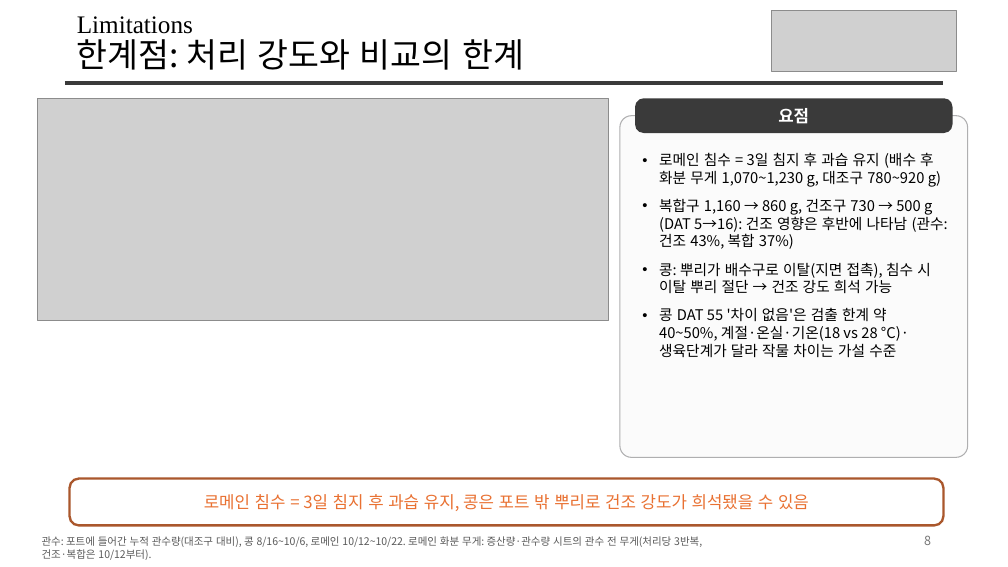
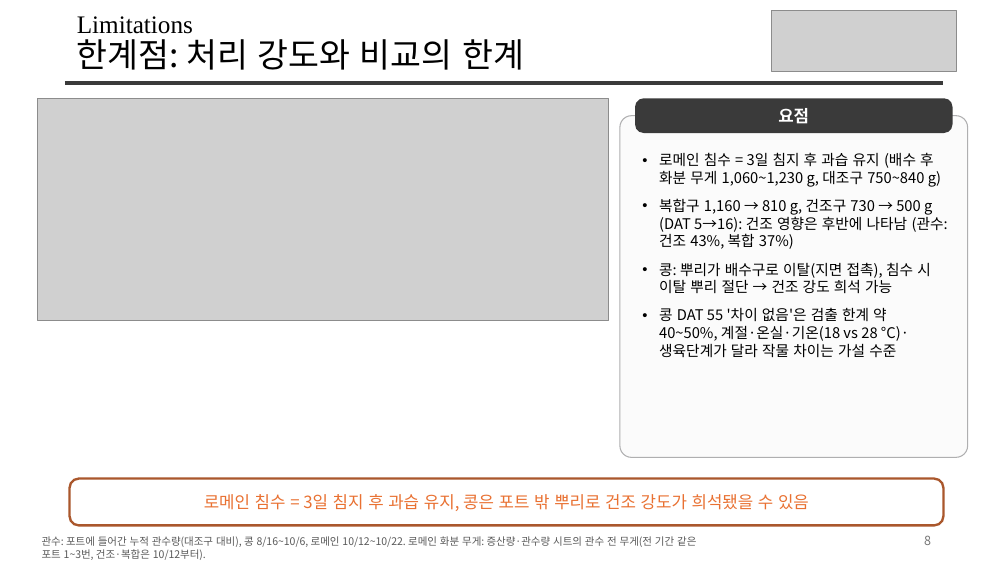
Before and after one commit to YunJM20/-, a slide deck: slide 8 of 밭콩_vs_로메인상추_v8.pptx. Drawn at 1008x567 pixels with LibreOffice and Linux fonts; fonts in the diff are those of the drawing; grey boxes stand for pictures. Boxes give left, top, right and bottom in pixels: in the first picture for what was removed or moved away, otherwise in the second. Text is boxed around its words. In the diff, an @@ line names an element or a change of style, - is before the commit and + after.

```diff
--- a/밭콩_vs_로메인상추_v8.pptx
+++ b/밭콩_vs_로메인상추_v8.pptx
@@ text at bbox=[659, 152, 948, 249]: text changed @@
-• 로메인 침수 = 3일 침지 후 과습 유지 (배수 후 화분 무게 1,070~1,230 g, 대조구 780~920 g)
-• 복합구 1,160 → 860 g, 건조구 730 → 500 g (DAT 5→16): 건조 영향은 후반에 나타남 (관수: 건조 43%, 복합 37%)
+• 로메인 침수 = 3일 침지 후 과습 유지 (배수 후 화분 무게 1,060~1,230 g, 대조구 750~840 g)
+• 복합구 1,160 → 810 g, 건조구 730 → 500 g (DAT 5→16): 건조 영향은 후반에 나타남 (관수: 건조 43%, 복합 37%)
@@ text at bbox=[42, 536, 696, 560]: text changed @@
-관수: 포트에 들어간 누적 관수량(대조구 대비), 콩 8/16~10/6, 로메인 10/12~10/22. 로메인 화분 무게: 증산량·관수량 시트의 관수 전 무게(처리당 3반복, 건조·복합은 10/12부터).
+관수: 포트에 들어간 누적 관수량(대조구 대비), 콩 8/16~10/6, 로메인 10/12~10/22. 로메인 화분 무게: 증산량·관수량 시트의 관수 전 무게(전 기간 같은 포트 1~3번, 건조·복합은 10/12부터).
```
Also in this commit, not shown: 1 other slide changed, 4 other files.
